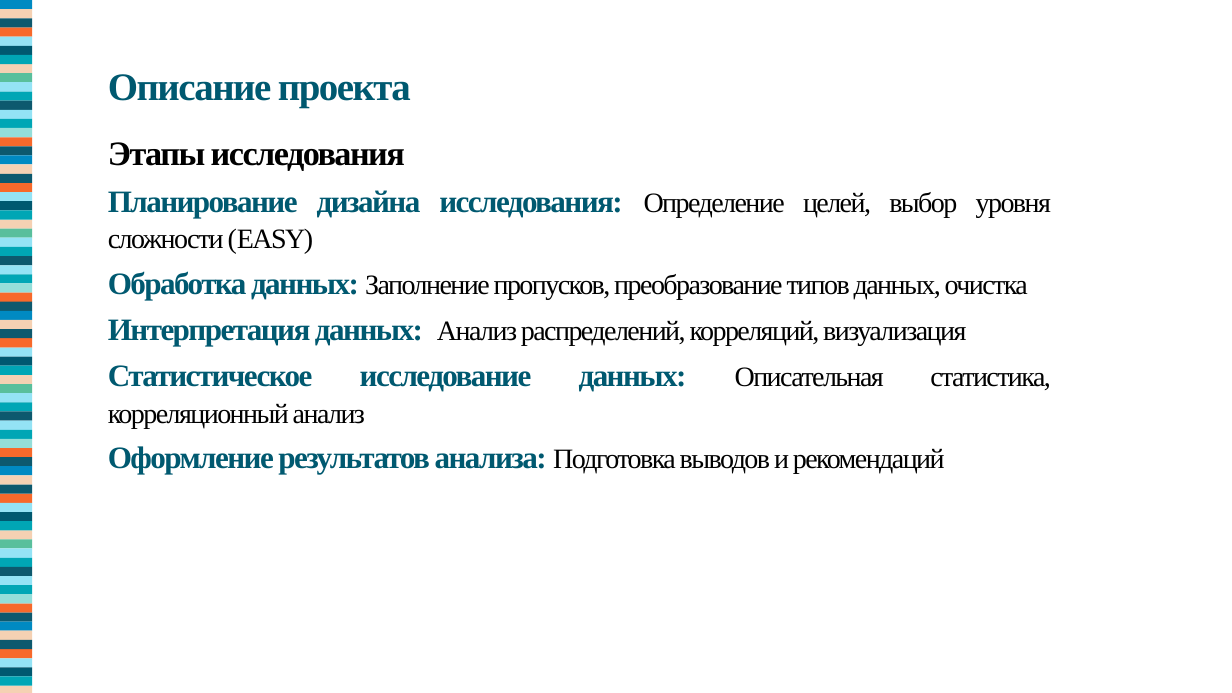
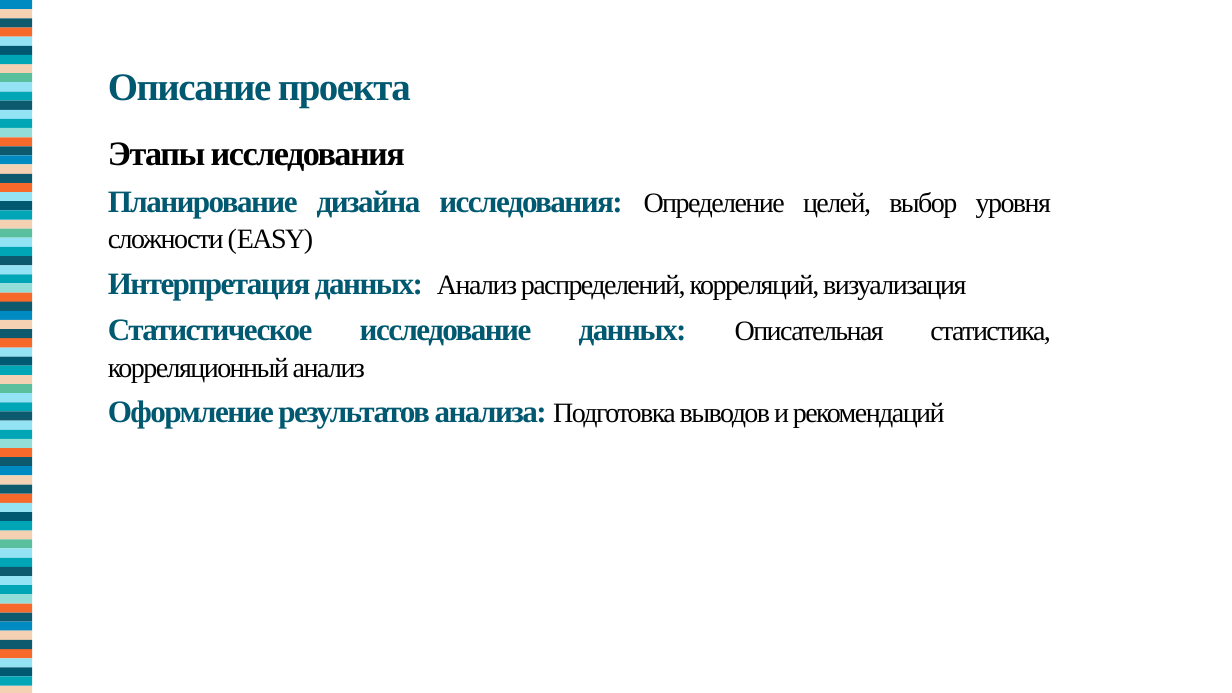
Before and after one commit to Shinnn2374/FinalTaskTGU, a slide deck: slide 6 of finalTasjk/Борисов.pptx (slide 5 before the commit). Drawn at 1232x693 pixels with LibreOffice and Linux fonts; fonts in the diff are those of the drawing. Boxes give left, top, right and bottom in pixels: in the first picture for what was removed or moved away, otherwise in the second. Text is boxed around its words. In the diff, an @@ line names an element or a change of style, - is before the commit and + after.

```diff
--- a/finalTasjk/Борисов.pptx
+++ b/finalTasjk/Борисов.pptx
@@ text at [108, 271, 1028, 300]: paragraph removed @@
-Обработка данных: Заполнение пропусков, преобразование типов данных, очистка
```
Also in this commit, not shown: 9 other slides changed, 2 slides added, 1 slide removed, 4 other files.
